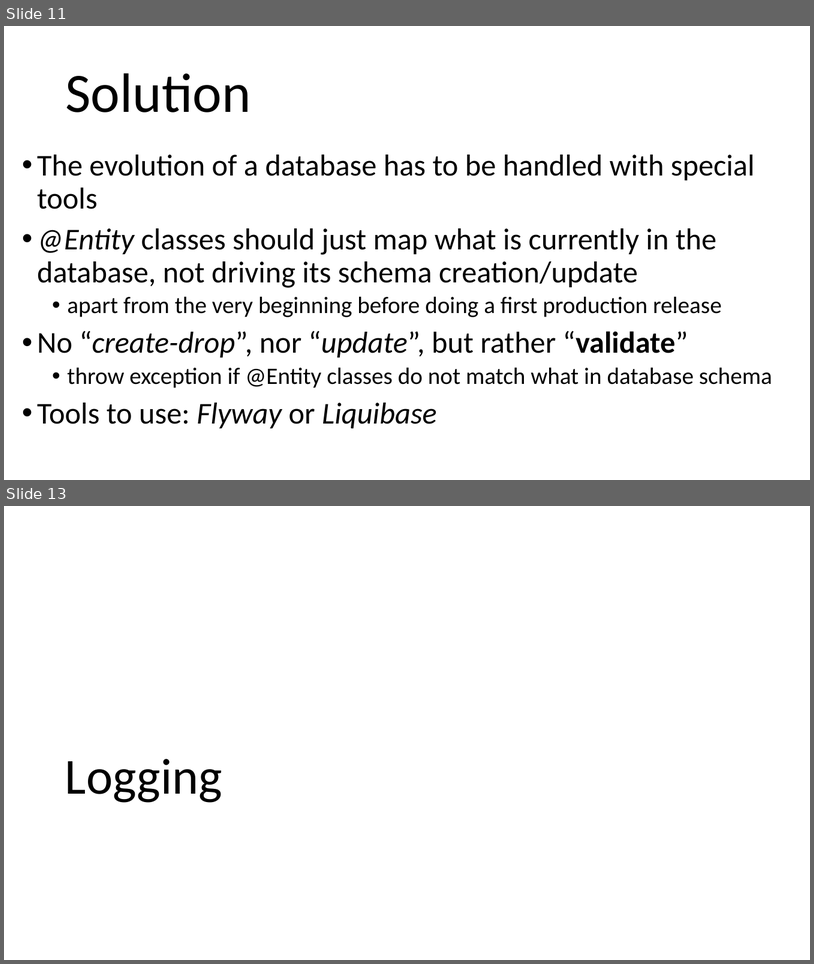
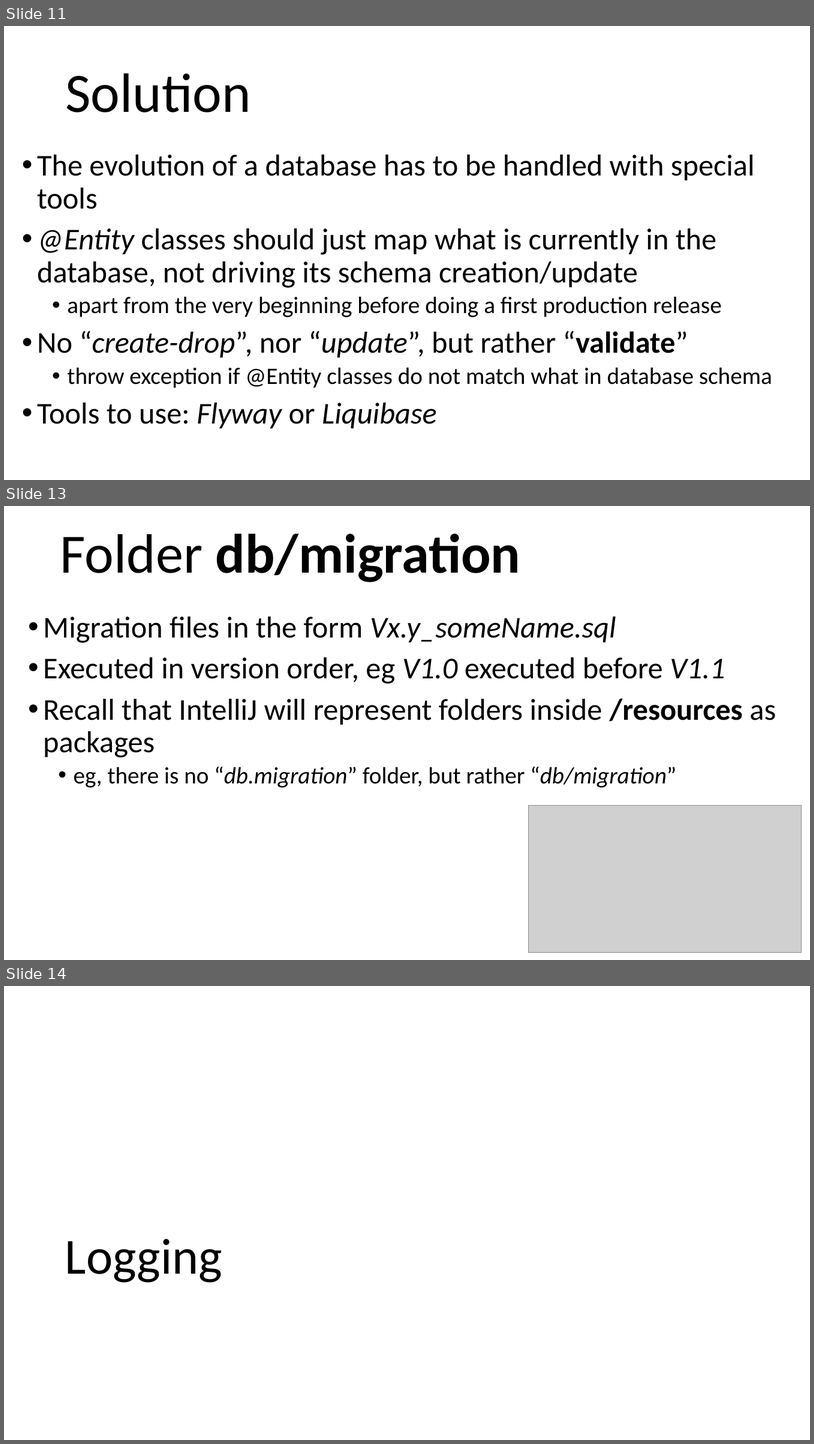
Before and after one commit to arcuri82/testing_security_development_enterprise_systems, a slide deck: doc/intro/slides/lesson_11_ci.pptx. Shown one above the other, each under a label of ours: slides 11 and 13 before the commit, slides 11, 13 and 14 after it; the slides between them are not shown. The pictures are 814x964 and 814x1444 pixels, drawn with LibreOffice and Linux fonts; fonts in the diff are those of the drawing; grey boxes stand for pictures. Boxes give left, top, right and bottom in pixels: in the first picture for what was removed or moved away, otherwise in the second. Text is boxed around its words. In the diff, an @@ line names an element or a change of style, - is before the commit and + after.

```diff
--- a/doc/intro/slides/lesson_11_ci.pptx
+++ b/doc/intro/slides/lesson_11_ci.pptx
@@ slide 13 added at bbox=[4, 506, 810, 960], background #FFFFFF @@
@@ title added at bbox=[60, 534, 521, 582], 66 pt, text #000000, bold @@
+Folder db/migration
@@ text added at bbox=[43, 616, 776, 787], 36 pt, text #000000 @@
+• Migration files in the form Vx.y_someName.sql
+• Executed in version order, eg V1.0 executed before V1.1
+• Recall that IntelliJ will represent folders inside /resources as packages
+  • eg, there is no “db.migration” folder, but rather “db/migration”
@@ picture added at bbox=[529, 805, 802, 952] @@
@@ what was slide 13 is now slide 14 @@
```
Also in this commit, not shown: 1 slide changed, 1 other file.
